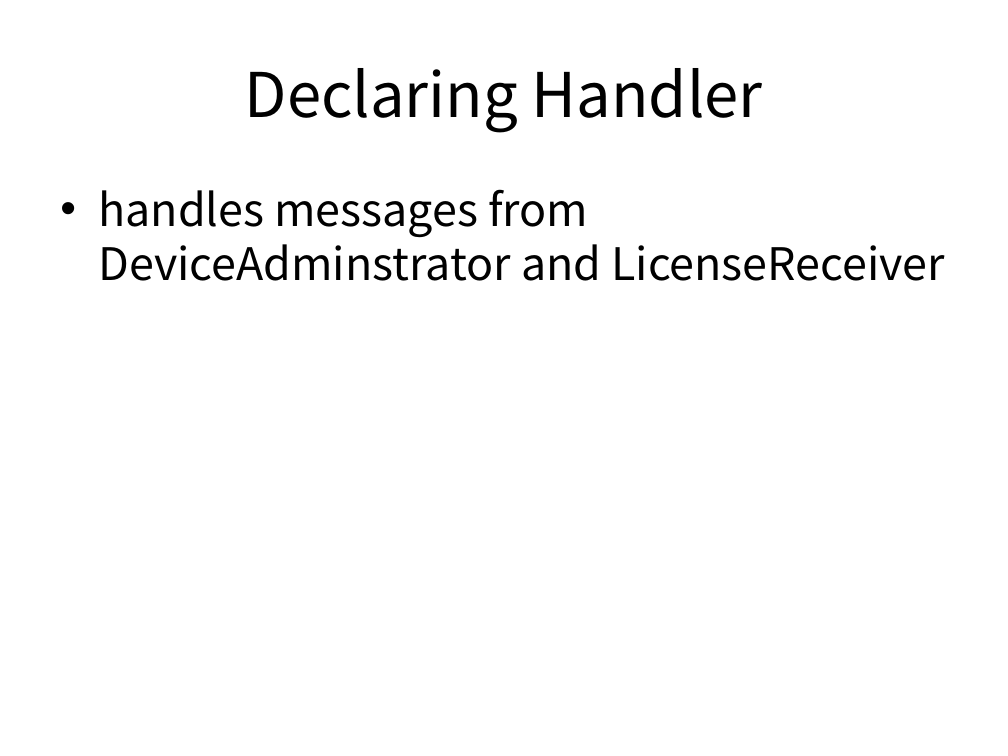
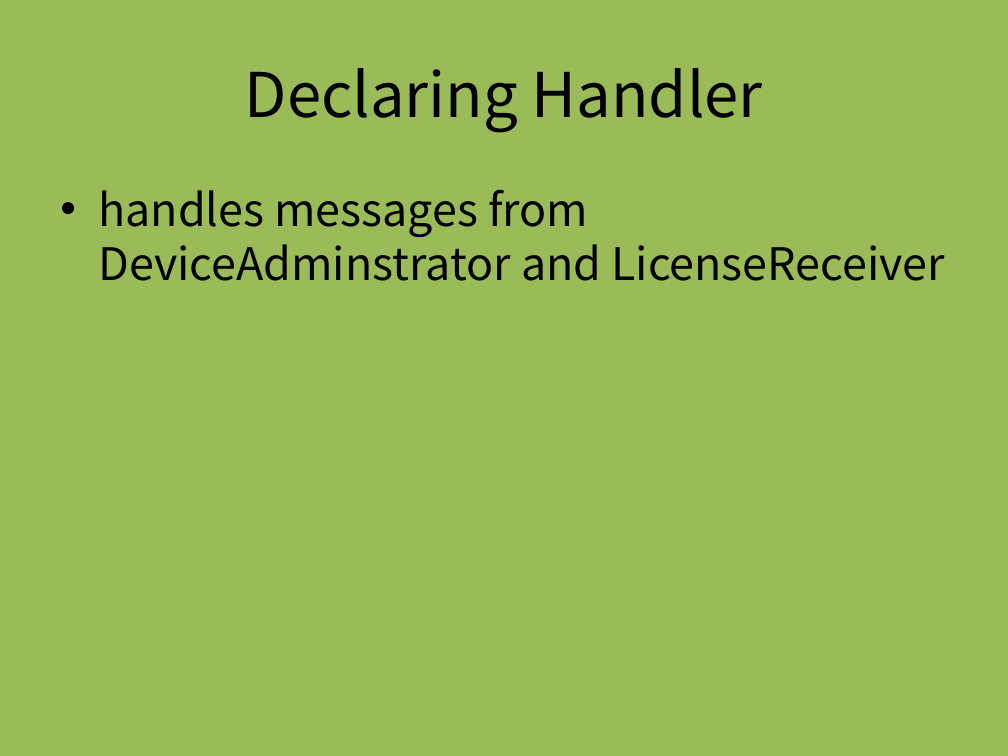
Before and after one commit to dummyFirst/NHK_Japanese, a slide deck: slide 4 of Android/AppControl.pptx. Drawn at 1008x756 pixels with LibreOffice and Linux fonts; fonts in the diff are those of the drawing. Boxes give left, top, right and bottom in pixels: in the first picture for what was removed or moved away, otherwise in the second. Text is boxed around its words. In the diff, an @@ line names an element or a change of style, - is before the commit and + after.

```diff
--- a/Android/AppControl.pptx
+++ b/Android/AppControl.pptx
@@ background #FFFFFF to #9BBB59 @@
```
Also in this commit, not shown: 8 other slides changed, 6 slides added.
